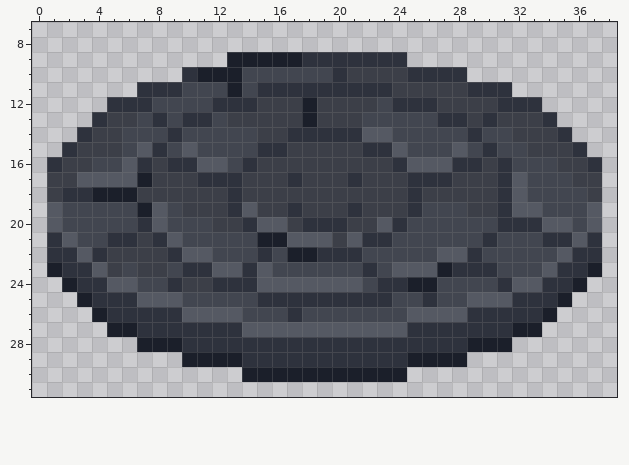
Edited in one commit: pixel-art sprite (Resources/Textures/_CP14/Structures/Specific/Economy/buy_platform.rsi/base.png). That is the earlier state.
The file is 39x39 pixels. Shown: x 0..38, y 7..31.
After the commit:
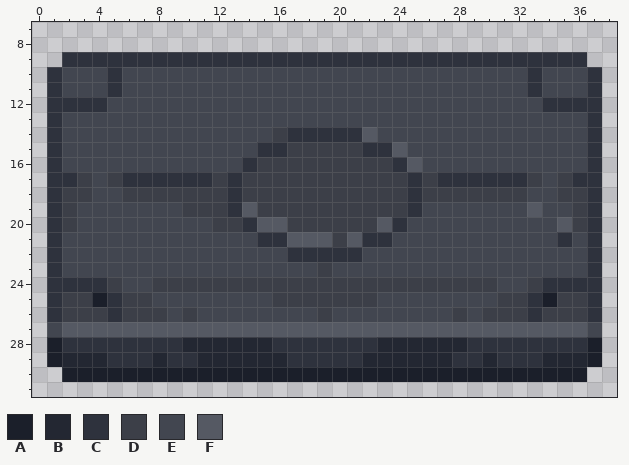
Palette (. is transparent): A #1b1f2a  B #232732  C #2e323d  D #3c3f48  E #424650  F #555963
Changes in this commit:
y 9: x 2..17 ...........AAAAA -> CCCCCCCCCCCCCCCC; x 25..36 ............ -> CCCCCCCCCCCC
y 10: x 1..13 .........CAAA -> CEEECEEEEEEEE; x 20..37 CDDDDCCCC......... -> EEEEEEEEEEEEECEEEC
y 11: x 1..9 ......CCC -> CEEECEEEE; x 13 A -> E; x 15..37 CCCCCCCCCDDDDDCCC...... -> EEEEEEEEEEEEEEEEEECEEEC
y 12: x 1..7 ....CCC -> CCCCEEE; x 12..22 CCCDDDADDDD -> EEEEEEEEEEE; x 24..37 CCCDDDDCCC.... -> EEEEEEEEEECCCC
y 13: x 1..6 ...CDD -> CEEEEE; x 8 C -> E; x 10..11 CC -> EE; x 13..21 DDDDDADDD -> EEEEEEEEE; x 27..37 CCDCDDDC... -> EEEEEEEEEEC
y 14: x 1..5 ..CDD -> CEEEE; x 9 C -> E; x 15 D -> E; x 23 F -> E; x 29 C -> E; x 32..37 DDDC.. -> EEEEEC
y 15: x 1..5 .CDDD -> CEEEE; x 7..8 FC -> EE; x 10 F -> E; x 28 F -> E; x 30 C -> E; x 33..37 DDDC. -> EEEEC
y 16: x 2..3 DD -> EE; x 6..12 FCDCCFF -> EEEEEEE; x 26..31 FFCCDC -> EEEEEE; x 35..36 DD -> EE
y 17: x 1..10 DDFFFFADDD -> CCDEDCCCCC; x 12 C -> D; x 17 C -> D; x 21 C -> D; x 26 C -> D; x 28..30 DDD -> CCC; x 32..33 FE -> CD; x 35..37 EDD -> DCC
y 18: x 1..6 DCCAAA -> CDDEED; x 31..32 CF -> DD; x 35..37 EED -> DDC
y 19: x 1..2 FE -> CD; x 7..8 AF -> EE; x 17 C -> D; x 21 C -> D; x 29..32 DDCF -> EEEE; x 36..37 EF -> DC
y 20: x 1..2 FE -> CD; x 7..8 CF -> EE; x 18..20 CCC -> DDD; x 31..34 CCCF -> EEEE; x 36..37 EF -> DC
y 21: x 2 F -> E; x 5..9 CCDCF -> EEEEE; x 15..16 AA -> CC; x 30 C -> E; x 34 C -> E; x 36 F -> E
y 22: x 2..11 CFCDDDDCFF -> EEEEEEEEEE; x 15 C -> E; x 17..18 AA -> CC; x 27..29 FFC -> EEE; x 35..36 FC -> EE
y 23: x 1..5 ACCFD -> CEEEE; x 7..8 DD -> EE; x 10..15 CCFFCF -> EEEEEE; x 19 E -> D; x 22 C -> E; x 24..30 FFFACCC -> EEEEEEE; x 34..37 FCCA -> EEEC
y 24: x 1..2 .A -> CC; x 5..6 FF -> DE; x 8..9 EC -> DD; x 12..33 CCCFFFFFFFECCAAEEEECFF -> DDDDDDDDDDDDDDDDDDDEED; x 36..37 A. -> CC
y 25: x 1..4 ..AC -> CDDA; x 6..9 CFFF -> DDEE; x 15..23 CCCCCCCCC -> EDDDDDDDE; x 26 C -> E; x 29..32 FFFC -> EEDD; x 34..37 CA.. -> ADDC
y 26: x 1..4 ...A -> CDDD; x 6..13 CCCCFFFF -> DDDEDEEE; x 17 C -> E; x 19 E -> D; x 25..32 FFFFCCCC -> EEEDEDDD; x 34..37 A... -> DDDC
y 27: x 1..13 ....AACCCCCCC -> EFFFFFFFFFFFF; x 25..37 CCCCCCCAA.... -> FFFFFFFFFFFFE
y 28: x 1..15 ......AAACCCCCC -> ACCCCCCCCBBBBBB; x 23..37 CCCCCCAAA...... -> BBBBBBCCCCCCCCA
y 29: x 1..16 .........AAAACCC -> ABBBCCCBCCBBBBBB; x 22..37 CCCAAAA......... -> BBBBBBCCBCCCBBBA
y 30: x 2..13 ............ -> AAAAAAAAAAAA; x 25..36 ............ -> AAAAAAAAAAAA
